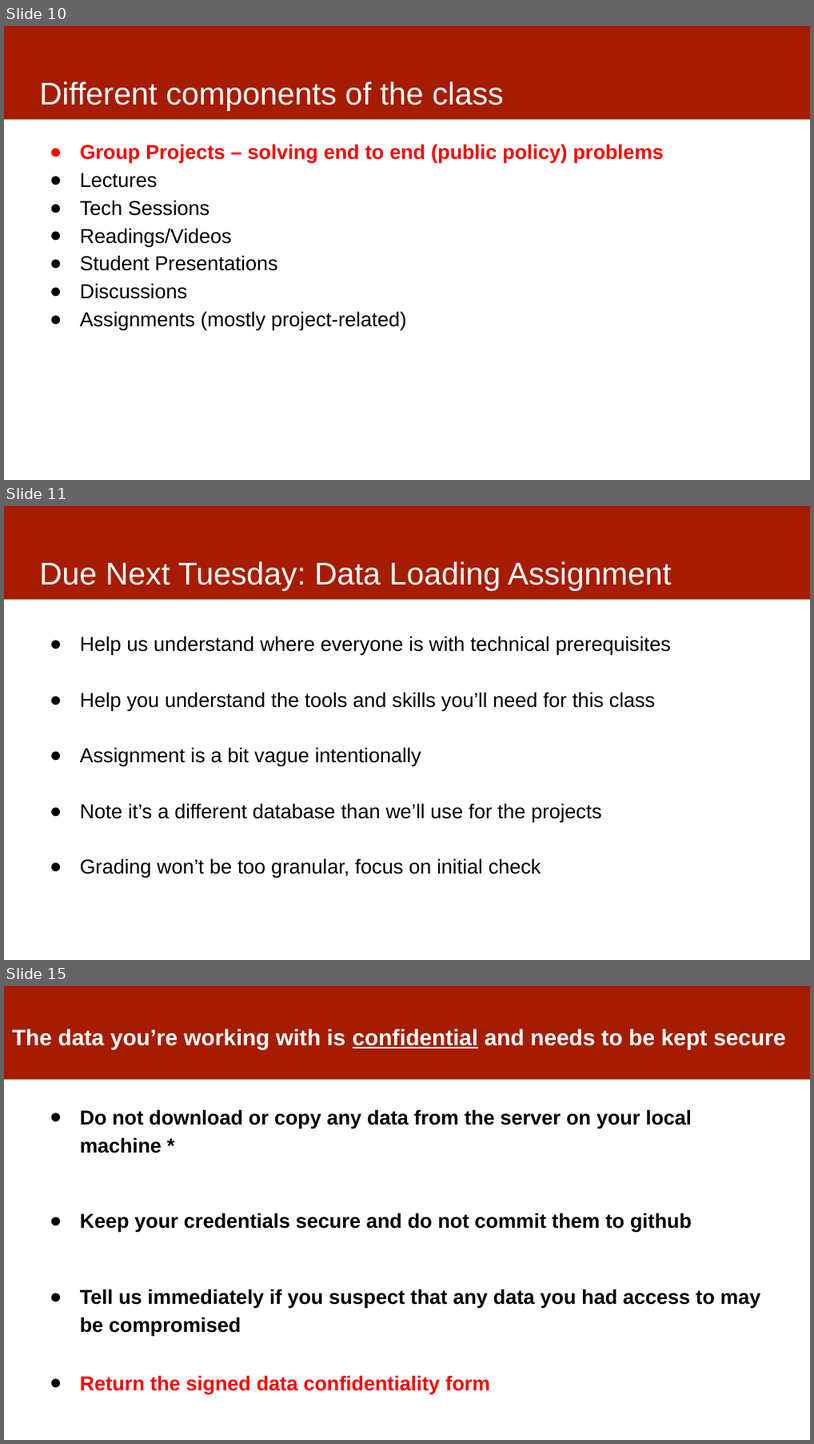
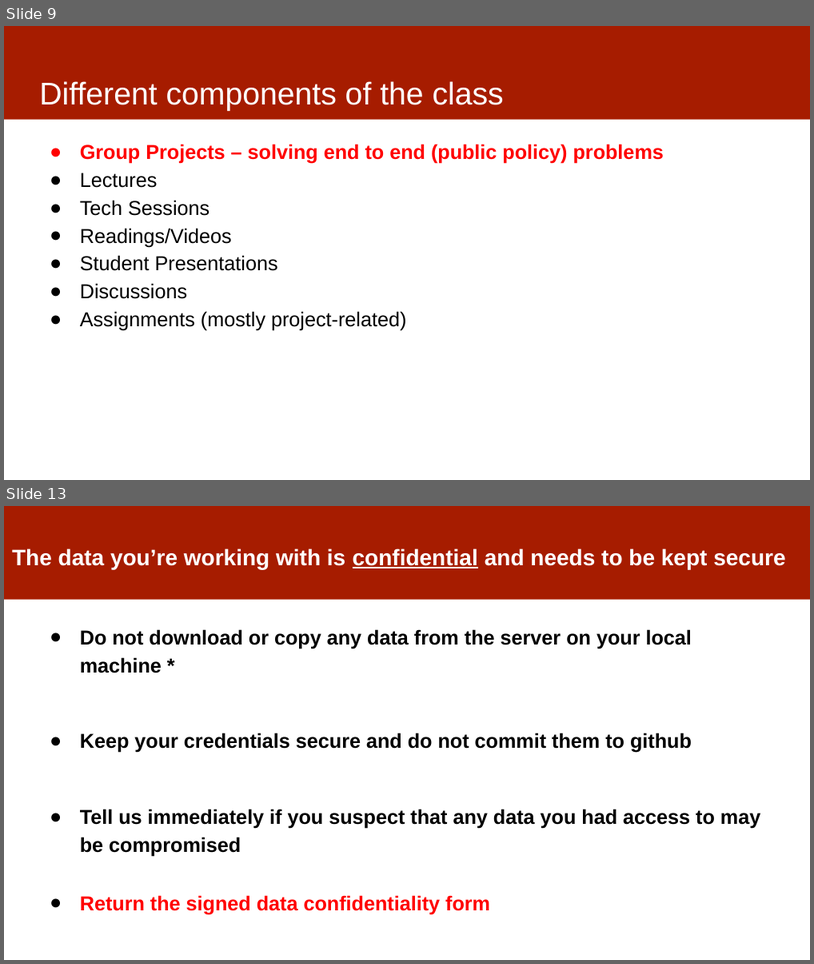
Before and after one commit to dssg/mlforpublicpolicylab, a slide deck: Lectures/01-ClassOverview.pptx. Shown one above the other, each under a label of ours: slides 10, 11 and 15 before the commit, slides 9 and 13 after it; the slides between them are not shown. The pictures are 814x1444 and 814x964 pixels, drawn with LibreOffice and Linux fonts; fonts in the diff are those of the drawing. Boxes give left, top, right and bottom in pixels: in the first picture for what was removed or moved away, otherwise in the second. Text is boxed around its words. In the diff, an @@ line names an element or a change of style, - is before the commit and + after.

```diff
--- a/Lectures/01-ClassOverview.pptx
+++ b/Lectures/01-ClassOverview.pptx
@@ slide 11 removed at [4, 506, 810, 960], background #FFFFFF; not listed: 1 template element that a slide beside it also shows @@
@@ title removed at [39, 561, 672, 591] @@
-Due Next Tuesday: Data Loading Assignment
@@ text removed at [80, 636, 671, 878] @@
-● Help us understand where everyone is with technical prerequisites
-● Help you understand the tools and skills you’ll need for this class
-● Assignment is a bit vague intentionally
-● Note it’s a different database than we’ll use for the projects
-● Grading won’t be too granular, focus on initial check
@@ what was slide 10 is now slide 9 @@
@@ what was slide 15 is now slide 13 @@
```
Also in this commit, not shown: 6 slides changed, 1 other slide removed.
